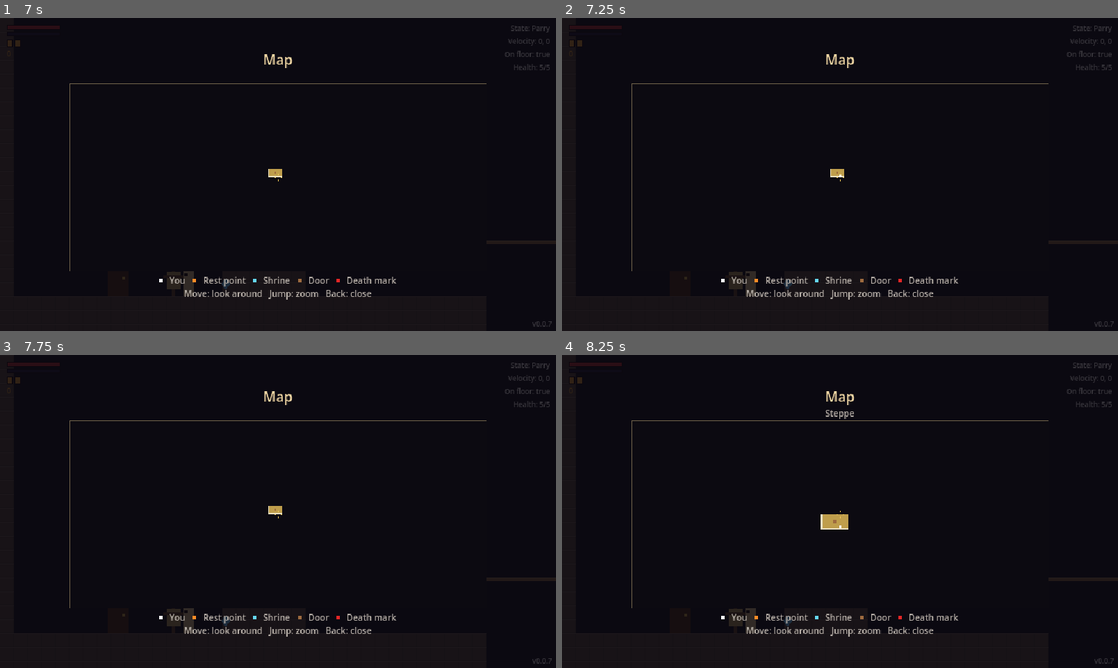
Above: before the commit, frames 1-4 (two rows, left to right).
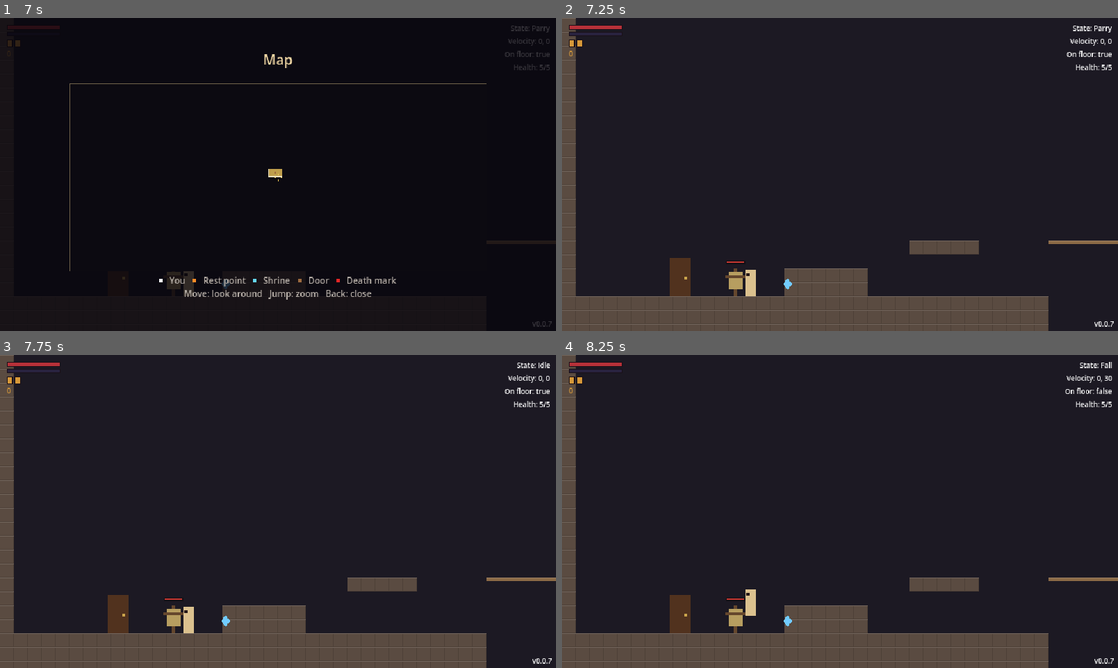
Above: after the commit, the same moments.

Repository: yuriisytnyk1996/The-Last-Sich
Game: Godot game, scene res://ui/menus/main_menu/main_menu.tscn
Same seed, same stepped clock (60 frames per second), same inputs: the game is played once before the commit and once after it.
Inputs (mouse positions are in pixels of both pictures, inside the frame that each line leads up to):
- Up to frame 1 (7 s): click "New game" at 0.5 s; tap Enter at 1.25, 4.25, 6.5 s; move the mouse to (400, 158) at 1.27 s; hold D (move_right) 1.28-2 s; hold J (attack) 1.28-2 s; click (400, 158) at 1.42 s; tap Space (jump) at 1.52, 2.75, 4.52, 5.75 s; drag from (166, 190) to (116, 277) at 2.02 s; move the mouse to (333, 105) at 2.77 s; hold D (move_right) 2.78-3.5 s; tap F (heal) at 2.85 s; drag from (250, 237) to (172, 284) at 3.52 s; move the mouse to (444, 221) at 4.27 s; hold A (move_left) 4.28-5 s; tap K (parry) at 4.35 s; tap Escape (pause) at 4.9 s; click "Map" at 5 s; drag from (278, 177) to (227, 287) at 5.77 s; move the mouse to (305, 174) at 6.52 s; hold S (move_down) from 6.53 s (still down); hold J (attack) from 6.53 s (still down); click (305, 174) at 6.67 s
- Up to frame 2 (7.25 s): keep holding S (move_down); keep holding J (attack); tap M (map, bound only after the commit) at 7.15 s
- Up to frame 3 (7.75 s): release S (move_down) at 7.25 s; release J (attack) at 7.25 s; drag from (194, 433) to (189, 621) at 7.27 s
- Up to frame 4 (8.25 s): tap Space (jump) at 8 s; move the mouse to (962, 495) at 8.02 s; hold W (move_up) from 8.03 s (still down); tap F (heal) at 8.1 s

Frame 1 is identical in both runs. In frame 2, 16% of the frame differs, in the area x 0-100%, y 0-100%; in frame 3, 16%; in frame 4, 16%.

Commit message:
feat(input): add a map button
M / Back opens the pause menu straight on the map, and closes it again
from there. The button can be rebound in the controls options.

Diff:
--- a/autoload/input_settings.gd
+++ b/autoload/input_settings.gd
@@ -23,6 +23,7 @@
 	&"heal",
 	&"interact",
 	&"ranged",
+	&"map",
 ]
 ## Keys that keep their job: back / pause, fullscreen and the debug keys
 ## (save reset, unlock all skills).
--- a/levels/world.gd
+++ b/levels/world.gd
@@ -50,6 +50,9 @@
 func _unhandled_input(event: InputEvent) -> void:
 	if event.is_action_pressed("pause"):
 		pause_menu.open()
+		get_viewport().set_input_as_handled()
+	elif event.is_action_pressed("map"):
+		pause_menu.open_map()
 		get_viewport().set_input_as_handled()
 
 
--- a/project.godot
+++ b/project.godot
@@ -116,6 +116,12 @@
 , Object(InputEventJoypadButton,"resource_local_to_scene":false,"resource_name":"","device":-1,"button_index":6,"pressure":0.0,"pressed":false,"script":null)
 ]
 }
+map={
+"deadzone": 0.3,
+"events": [Object(InputEventKey,"resource_local_to_scene":false,"resource_name":"","device":-1,"window_id":0,"alt_pressed":false,"shift_pressed":false,"ctrl_pressed":false,"meta_pressed":false,"pressed":false,"keycode":0,"physical_keycode":77,"key_label":0,"unicode":0,"location":0,"echo":false,"script":null)
+, Object(InputEventJoypadButton,"resource_local_to_scene":false,"resource_name":"","device":-1,"button_index":4,"pressure":0.0,"pressed":false,"script":null)
+]
+}
 toggle_fullscreen={
 "deadzone": 0.3,
 "events": [Object(InputEventKey,"resource_local_to_scene":false,"resource_name":"","device":-1,"window_id":0,"alt_press …(195 unchanged characters)…
@@ -136,8 +142,8 @@
 [physics]
 
 common/physics_jitter_fix=0.0
+3d/physics_engine="Jolt Physics"
 common/physics_interpolation=true
-3d/physics_engine="Jolt Physics"
 
 [rendering]
 
--- a/ui/menus/options/controls_options.gd
+++ b/ui/menus/options/controls_options.gd
@@ -15,6 +15,7 @@
 	&"heal": "Heal",
 	&"interact": "Interact",
 	&"ranged": "Ranged",
+	&"map": "Map",
 }
 const NAME_WIDTH := 88.0
 
Not shown, changed: docs/systems/input.md
